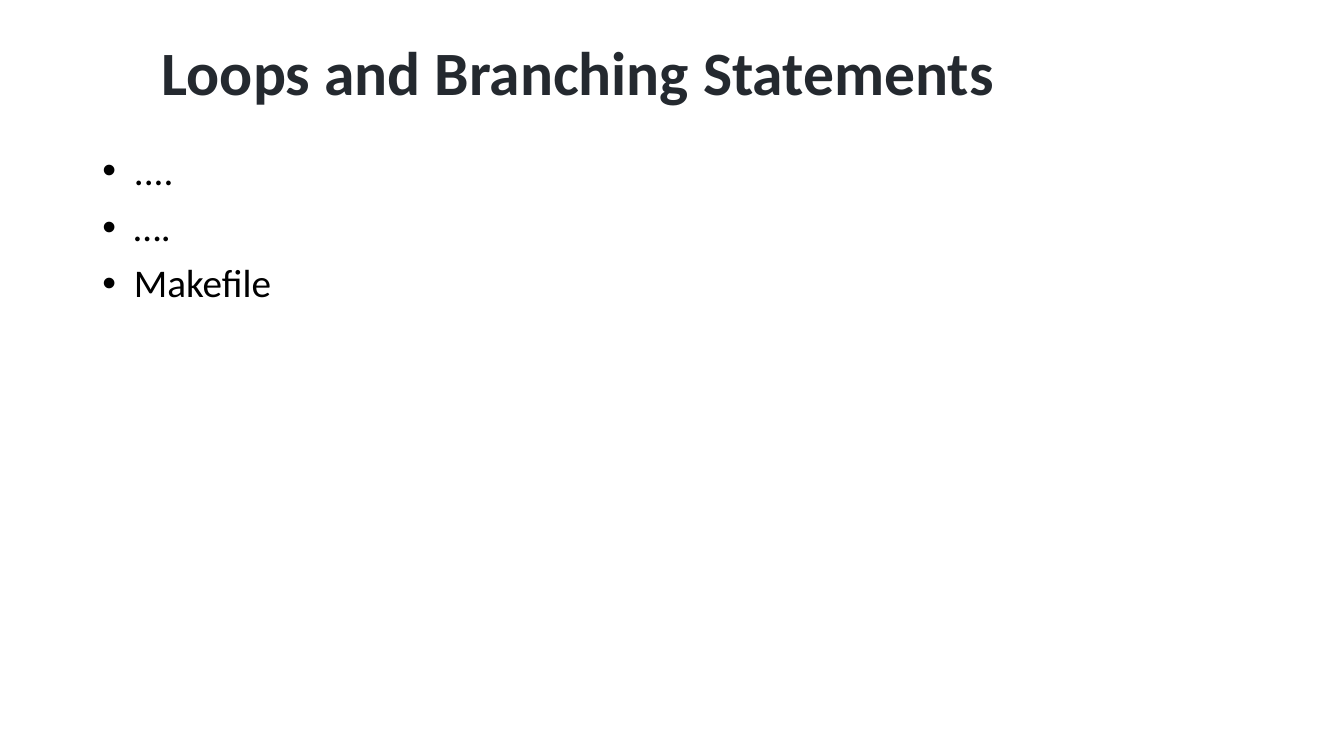
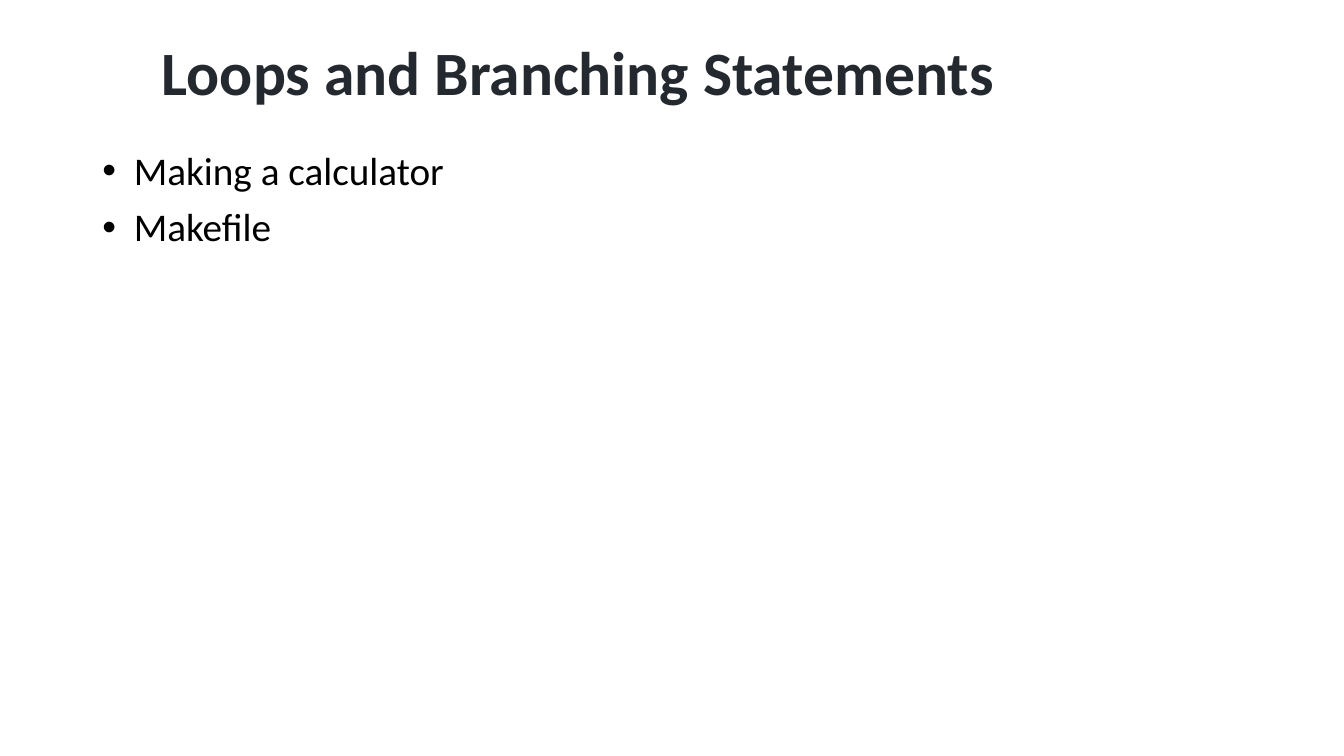
Before and after one commit to dayekuaipao/CPPLearning, a slide deck: slide 2 of week03/Lab03.pptx. Drawn at 1344x756 pixels with LibreOffice and Linux fonts; fonts in the diff are those of the drawing; background and template pictures are left out. Boxes give left, top, right and bottom in pixels: in the first picture for what was removed or moved away, otherwise in the second. Text is boxed around its words. In the diff, an @@ line names an element or a change of style, - is before the commit and + after.

```diff
--- a/week03/Lab03.pptx
+++ b/week03/Lab03.pptx
@@ text at bbox=[134, 157, 443, 192]: text changed @@
-• ....
-• ….
+• Making a calculator
```
Also in this commit, not shown: 2 other slides changed, 12 slides added.
